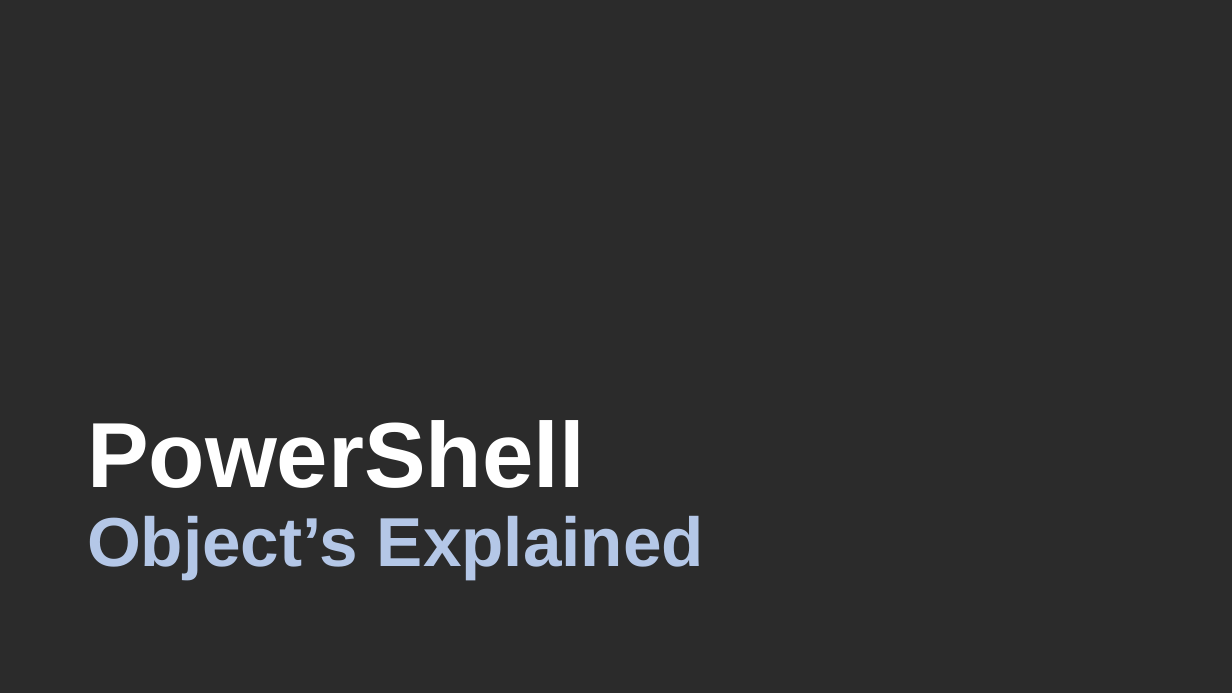
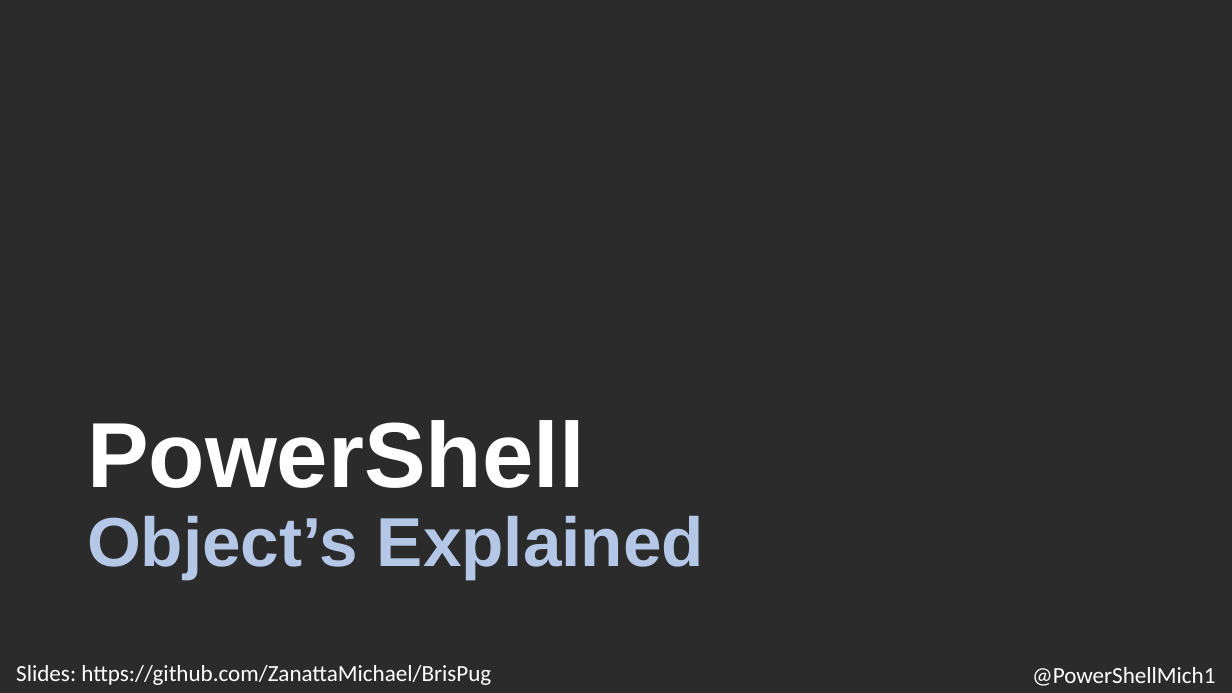
Before and after one commit to ZanattaMichael/BrisPug, a slide deck: slide 8 of Presentations/2020/01 - Jan - 21st/21st January.pptx. Drawn at 1232x693 pixels with LibreOffice and Linux fonts; fonts in the diff are those of the drawing; background and template pictures are left out; a plain dark background stands for a picture behind light text. Boxes give left, top, right and bottom in pixels: in the first picture for what was removed or moved away, otherwise in the second. Text is boxed around its words. In the diff, an @@ line names an element or a change of style, - is before the commit and + after.

```diff
--- a/Presentations/2020/01 - Jan - 21st/21st January.pptx
+++ b/Presentations/2020/01 - Jan - 21st/21st January.pptx
@@ text added at [16,665,491,685], 18 pt, text #FFFFFF @@
+Slides: https://github.com/ZanattaMichael/BrisPug
@@ text added at [1032,667,1215,686], 18 pt, text #FFFFFF @@
+@PowerShellMich1
```
Also in this commit, not shown: 1 other slide changed.
